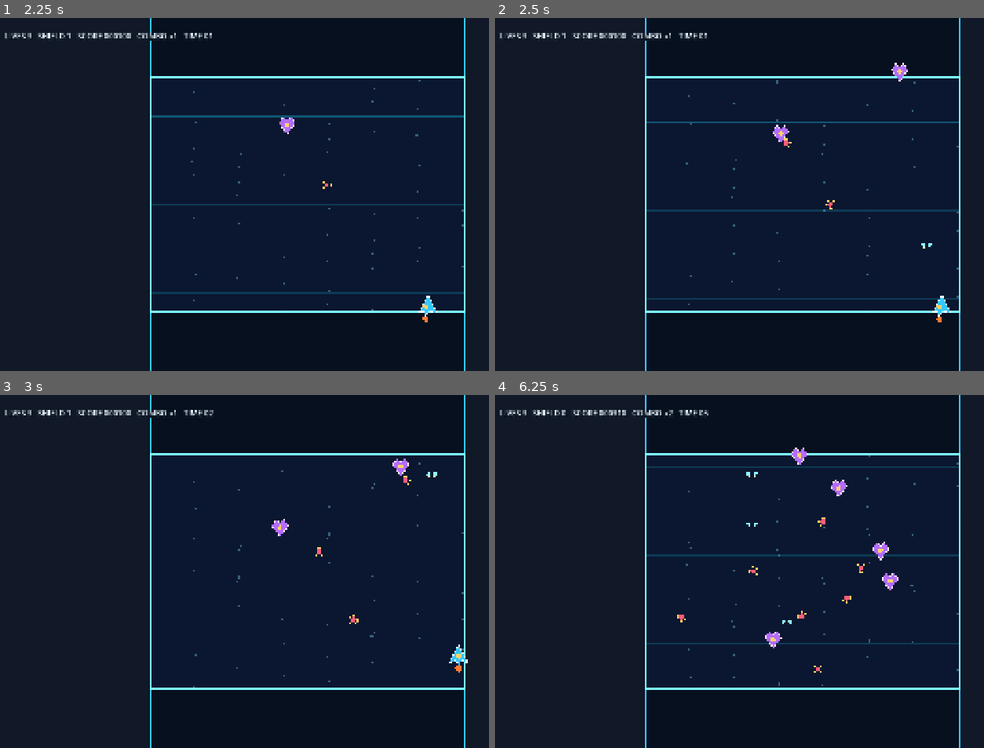
Above: before the commit, frames 1-4 (two rows, left to right).
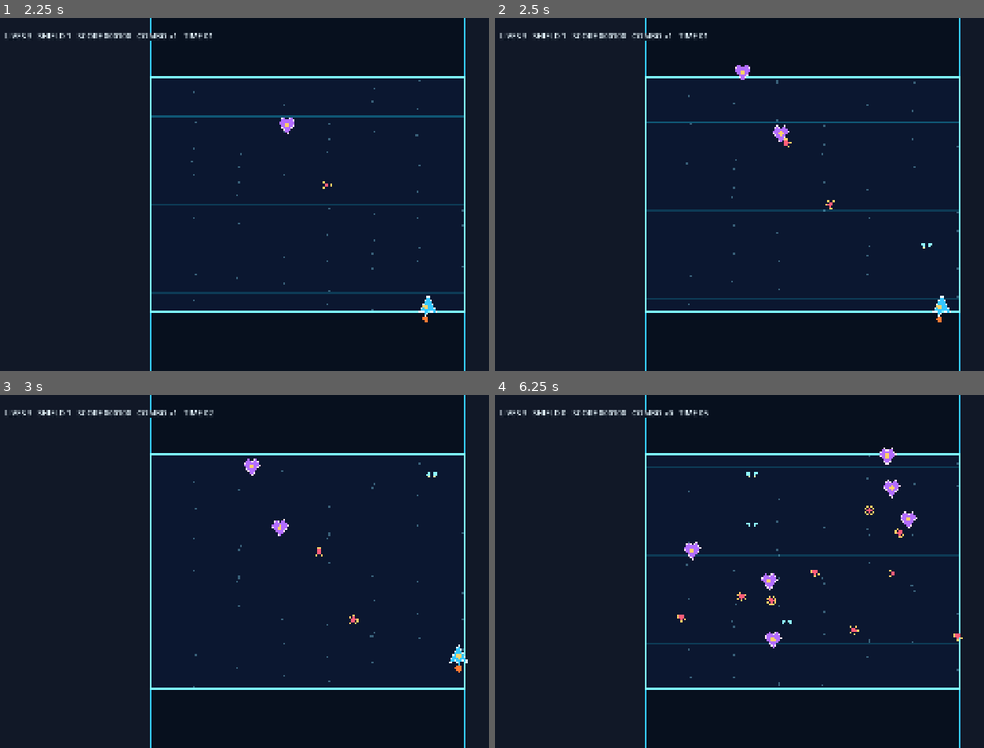
Above: after the commit, the same moments.

Repository: spacelabyelloiw/arcframex
Game: Godot game, scene res://scenes/core/main_game.tscn
The game is run twice, just before and just after one commit, with the same random seed, the same clock (stepped at 60 frames per second) and the same inputs.
Inputs:
- Up to frame 1 (2.25 s): tap Enter (start_game) at 0.5 s; hold D (move_right) 0.53-1.28 s; hold Space (fire) 0.53-1.28 s; hold S (move_down) 1.28-2.03 s; tap Space (fire) at 1.35 s; hold D (move_right) from 2.03 s (still down); hold Shift (focus) from 2.03 s (still down)
- Up to frame 2 (2.5 s): keep holding D (move_right); keep holding Shift (focus); tap Space (fire) at 2.3 s
- Up to frame 3 (3 s): release D (move_right) at 2.78 s; release Shift (focus) at 2.78 s; hold W (move_up) from 2.78 s (still down); tap Enter (start_game) at 2.85 s
- Up to frame 4 (6.25 s): tap Space (fire) at 3.05, 4.35, 6.05 s; release W (move_up) at 3.53 s; hold Space (fire) 3.53-4.28 s; hold A (move_left) 3.53-5.03 s; tap F at 3.6 s; hold S (move_down) 5.03-5.78 s; hold Space (fire) 5.03-5.78 s; hold D (move_right) from 5.78 s (still down); tap Shift (focus) at 5.85 s

Frame 1 is identical in both runs. In frame 2, 0.2% of the frame differs, in the area x 49-85%, y 12-18%; in frame 3, 0.2%; in frame 4, 1.2%, in the area x 24-96%, y 4-79%.

Commit message:
Add prototype boss and procedural sound

Diff:
--- a/scripts/core/main_game.gd
+++ b/scripts/core/main_game.gd
@@ -9,6 +9,10 @@
 const FIRE_INTERVAL := 0.11
 const ENEMY_SPAWN_INTERVAL := 0.9
 const ENEMY_BULLET_INTERVAL := 1.4
+const BOSS_TRIGGER_TIME := 45.0
+const BOSS_MAX_HEALTH := 220
+const BOSS_RADIUS := 62.0
+const AUDIO_POOL_SIZE := 10
 
 var game_state := "title"
 var player_pos := Vector2.ZERO
@@ -21,9 +25,17 @@
 var shields := 1
 var invuln_timer := 0.0
 var paused := false
+var boss_started := false
+var boss_active := false
+var boss_intro_timer := 0.0
+var boss_pos := Vector2.ZERO
+var boss_health := BOSS_MAX_HEALTH
+var boss_fire_timer := 0.0
+var boss_weave := 0.0
 var bullets: Array[Dictionary] = []
 var enemies: Array[Dictionary] = []
 var enemy_bullets: Array[Dictionary] = []
+var audio_players: Array[AudioStreamPlayer] = []
 var rng := RandomNumberGenerator.new()
 var hud_layer: CanvasLayer
 var title_label: Label
@@ -34,6 +46,7 @@
 func _ready() -> void:
 	rng.randomize()
 	_ensure_input_map()
+	_setup_audio()
 	_setup_ui()
 	_reset_run()
 	set_process(true)
@@ -58,15 +71,18 @@
 	invuln_timer = maxf(invuln_timer - delta, 0.0)
 	_update_player(delta)
 	_update_player_fire(delta)
-	_update_enemy_spawning(delta)
+	if boss_started:
+		_update_boss(delta)
+	else:
+		_update_enemy_spawning(delta)
 	_update_bullets(delta)
 	_update_enemies(delta)
 	_update_enemy_bullets(delta)
 	_update_collisions()
 	_update_hud()
 
-	if stage_time >= 90.0:
-		_level_clear()
+	if stage_time >= BOSS_TRIGGER_TIME and not boss_started:
+		_start_boss()
 
 	queue_redraw()
 
@@ -90,6 +106,9 @@
 	for enemy in enemies:
 		_draw_enemy(enemy)
 
+	if boss_started:
+		_draw_boss()
+
 	if game_state == "playing" or game_state == "level_clear":
 		_draw_player()
 
@@ -108,6 +127,14 @@
 	hud_layer.add_child(hud_label)
 	hud_layer.add_child(status_label)
 	_show_title()
+
+
+func _setup_audio() -> void:
+	for i in range(AUDIO_POOL_SIZE):
+		var player := AudioStreamPlayer.new()
+		player.bus = "Master"
+		add_child(player)
+		audio_players.append(player)
 
 
 func _make_label(pos: Vector2, size: Vector2, font_size: int, align: HorizontalAlignment) -> Label:
@@ -154,6 +181,13 @@
 	shields = 1
 	invuln_timer = 0.0
 	paused = false
+	boss_started = false
+	boss_active = false
+	boss_intro_timer = 0.0
+	boss_pos = Vector2(PLAYFIELD.position.x + PLAYFIELD.size.x * 0.5, PLAYFIELD.position.y + 130.0)
+	boss_health = BOSS_MAX_HEALTH
+	boss_fire_timer = 0.0
+	boss_weave = 0.0
 	bullets.clear()
 	enemies.clear()
 	enemy_bullets.clear()
@@ -173,6 +207,7 @@
 		player_fire_timer = FIRE_INTERVAL
 		bullets.append({"position": player_pos + Vector2(-10, -24), "velocity": Vector2(0, -900), "damage": 1})
 		bullets.append({"position": player_pos + Vector2(10, -24), "velocity": Vector2(0, -900), "damage": 1})
+		_play_sfx("player_shot")
 
 
 func _update_enemy_spawning(delta: float) -> void:
@@ -221,6 +256,66 @@
 	enemies = enemies.filter(_is_enemy_active)
 
 
+func _start_boss() -> void:
+	boss_started = true
+	boss_active = false
+	boss_intro_timer = 2.2
+	boss_pos = Vector2(PLAYFIELD.position.x + PLAYFIELD.size.x * 0.5, PLAYFIELD.position.y - 90.0)
+	boss_health = BOSS_MAX_HEALTH
+	boss_fire_timer = 0.8
+	enemies.clear()
+	enemy_bullets.clear()
+	status_label.text = "WARNING: NULL RELAY SERAPH"
+	_play_sfx("boss_warning")
+
+
+func _update_boss(delta: float) -> void:
+	boss_weave += delta
+	if boss_intro_timer > 0.0:
+		boss_intro_timer -= delta
+		boss_pos = boss_pos.lerp(Vector2(PLAYFIELD.position.x + PLAYFIELD.size.x * 0.5, PLAYFIELD.position.y + 135.0), delta * 1.8)
+		if boss_intro_timer <= 0.0:
+			boss_active = true
+			status_label.text = ""
+		return
+
+	boss_pos.x = PLAYFIELD.position.x + PLAYFIELD.size.x * 0.5 + sin(boss_weave * 1.4) * 210.0
+	boss_pos.y = PLAYFIELD.position.y + 132.0 + sin(boss_weave * 2.1) * 24.0
+	boss_fire_timer -= delta
+	if boss_fire_timer <= 0.0:
+		_fire_boss_pattern()
+
+
+func _fire_boss_pattern() -> void:
+	var health_ratio := float(boss_health) / float(BOSS_MAX_HEALTH)
+	if health_ratio > 0.6:
+		boss_fire_timer = 1.0
+		_fire_boss_spread(5, 230.0, PI * 0.26)
+	elif health_ratio > 0.25:
+		boss_fire_timer = 0.75
+		_fire_boss_spread(7, 250.0, PI * 0.42)
+		_fire_aimed_boss_shot(290.0)
+	else:
+		boss_fire_timer = 0.55
+		_fire_boss_spread(9, 285.0, PI * 0.55)
+		_fire_aimed_boss_shot(340.0)
+
+
+func _fire_boss_spread(count: int, speed: float, arc_width: float) -> void:
+	var start_angle := PI * 0.5 - arc_width * 0.5
+	var step := arc_width / float(maxi(count - 1, 1))
+	for i in range(count):
+		var angle := start_angle + step * float(i)
+		var velocity := Vector2(cos(angle), sin(angle)) * speed
+		enemy_bullets.append({"position": boss_pos + Vector2(0, 46), "velocity": velocity})
+
+
+func _fire_aimed_boss_shot(speed: float) -> void:
+	var to_player: Vector2 = (player_pos - boss_pos).normalized()
+	enemy_bullets.append({"position": boss_pos + Vector2(-28, 30), "velocity": to_player.rotated(-0.1) * speed})
+	enemy_bullets.append({"position": boss_pos + Vector2(28, 30), "velocity": to_player.rotated(0.1) * speed})
+
+
 func _update_enemy_bullets(delta: float) -> void:
 	for enemy_bullet in enemy_bullets:
 		var bullet_position: Vector2 = enemy_bullet["position"]
@@ -231,6 +326,17 @@
 
 
 func _update_collisions() -> void:
+	if boss_active:
+		for bullet in bullets:
+			var bullet_position_for_boss: Vector2 = bullet["position"]
+			if boss_pos.distance_to(bullet_position_for_boss) <= BOSS_RADIUS + BULLET_RADIUS:
+				boss_health -= int(bullet["damage"])
+				bullet["position"] = Vector2(bullet_position_for_boss.x, -9999.0)
+				score += 5
+				if boss_health <= 0:
+					_defeat_boss()
+					return
+
 	for enemy in enemies:
 		for bullet in bullets:
 			var enemy_position: Vector2 = enemy["position"]
@@ -241,6 +347,7 @@
 				if int(enemy["health"]) <= 0:
 					score += 100 + combo * 10
 					combo += 1
+					_play_sfx("enemy_destroy")
 
 	bullets = bullets.filter(_is_player_bullet_active)
 
@@ -265,6 +372,7 @@
 func _damage_player() -> void:
 	invuln_timer = 2.0
 	combo = 0
+	_play_sfx("player_hit")
 	if shields > 0:
 		shields -= 1
 		return
@@ -284,19 +392,35 @@
 	title_label.text = "GAME OVER"
 	subtitle_label.text = "Press Enter or Start to retry"
 	status_label.text = "Score: %d" % score
+	_play_sfx("player_hit")
 
 
 func _level_clear() -> void:
 	game_state = "level_clear"
-	title_label.text = "SKY ARC BREACH CLEAR"
-	subtitle_label.text = "Prototype route complete"
-	status_label.text = "Score: %d  |  Press Enter or Start" % score
+	title_label.text = "WEAPON ACQUIRED"
+	subtitle_label.text = "Sonic Wave Cannon"
+	status_label.text = "Sky Arc Breach clear  |  Score: %d  |  Press Enter or Start" % score
 	enemies.clear()
 	enemy_bullets.clear()
+	_play_sfx("pickup")
+
+
+func _defeat_boss() -> void:
+	boss_active = false
+	boss_started = false
+	boss_health = 0
+	score += 5000 + combo * 25
+	combo += 10
+	bullets.clear()
+	enemy_bullets.clear()
+	_level_clear()
 
 
 func _update_hud() -> void:
-	hud_label.text = "LIVES %d   SHIELD %d   SCORE %06d   COMBO x%d   TIME %02d" % [maxi(lives, 0), shields, score, combo, int(stage_time)]
+	var boss_text := ""
+	if boss_started:
+		boss_text = "   BOSS %03d/%03d" % [maxi(boss_health, 0), BOSS_MAX_HEALTH]
+	hud_label.text = "LIVES %d   SHIELD %d   SCORE %06d   COMBO x%d   TIME %02d%s" % [maxi(lives, 0), shields, score, combo, int(stage_time), boss_text]
 
 
 func _is_player_bullet_active(bullet: Dictionary) -> bool:
@@ -312,6 +436,101 @@
 func _is_enemy_bullet_active(enemy_bullet: Dictionary) -> bool:
 	var bullet_position: Vector2 = enemy_bullet["position"]
 	return PLAYFIELD.grow(60.0).has_point(bullet_position)
+
+
+func _play_sfx(sfx_name: String) -> void:
+	var stream := _build_sfx_stream(sfx_name)
+	for player in audio_players:
+		if not player.playing:
+			player.stream = stream
+			player.play()
+			return
+
+	audio_players[0].stream = stream
+	audio_players[0].play()
+
+
+func _build_sfx_stream(sfx_name: String) -> AudioStreamWAV:
+	var frequency := 520.0
+	var duration := 0.08
+	var volume := 0.22
+	var waveform := "sine"
+	var end_frequency := frequency
+
+	match sfx_name:
+		"player_shot":
+			frequency = 980.0
+			end_frequency = 760.0
+			duration = 0.045
+			volume = 0.13
+			waveform = "pulse"
+		"enemy_destroy":
+			frequency = 260.0
+			end_frequency = 90.0
+			duration = 0.16
+			volume = 0.22
+			waveform = "noise"
+		"player_hit":
+			frequency = 190.0
+			end_frequency = 70.0
+			duration = 0.22
+			volume = 0.28
+			waveform = "saw"
+		"boss_warning":
+			frequency = 330.0
+			end_frequency = 330.0
+			duration = 0.55
+			volume = 0.2
+			waveform = "alarm"
+		"pickup":
+			frequency = 660.0
+			end_frequency = 1320.0
+			duration = 0.28
+			volume = 0.24
+			waveform = "sine"
+
+	return _make_wav(frequency, end_frequency, duration, volume, waveform)
+
+
+func _make_wav(frequency: float, end_frequency: float, duration: float, volume: float, waveform: String) -> AudioStreamWAV:
+	var mix_rate := 22050
+	var sample_count := int(duration * float(mix_rate))
+	var bytes := PackedByteArray()
+	bytes.resize(sample_count * 2)
+
+	for i in range(sample_count):
+		var t := float(i) / float(mix_rate)
+		var progress := float(i) / float(maxi(sample_count - 1, 1))
+		var current_frequency := lerpf(frequency, end_frequency, progress)
+		var envelope := sin(progress * PI)
+		var sample := _sample_wave(waveform, current_frequency, t, progress) * envelope * volume
+		var int_sample := int(clampf(sample, -1.0, 1.0) * 32767.0)
+		if int_sample < 0:
+			int_sample = 65536 + int_sample
+		bytes[i * 2] = int_sample & 0xff
+		bytes[i * 2 + 1] = (int_sample >> 8) & 0xff
+
+	var stream := AudioStreamWAV.new()
+	stream.format = AudioStreamWAV.FORMAT_16_BITS
+	stream.mix_rate = mix_rate
+	stream.stereo = false
+	stream.data = bytes
+	return stream
+
+
+func _sample_wave(waveform: String, frequency: float, t: float, progress: float) -> float:
+	match waveform:
+		"pulse":
+			return 1.0 if sin(TAU * frequency * t) >= 0.0 else -1.0
+		"saw":
+			return 2.0 * fmod(frequency * t, 1.0) - 1.0
+		"noise":
+			return rng.randf_range(-1.0, 1.0) * (1.0 - progress * 0.35)
+		"alarm":
+			var gate := 1.0 if int(progress * 12.0) % 2 == 0 else 0.35
+			return sin(TAU * frequency * t) * gate
+		_:
+			return sin(TAU * frequency * t)
 
 
 func _ensure_input_map() -> void:
@@ -382,6 +601,47 @@
 	draw_polyline(hull_outline, Color("#e8f7ff"), 2.0)
 	draw_circle(player_pos + Vector2(0, 2), 8.0, Color("#f7d36b"))
 	draw_circle(player_pos + Vector2(0, 39), 10.0 + sin(stage_time * 18.0) * 2.0, Color("#ff7a33"))
+
+
+func _draw_boss() -> void:
+	if not boss_started:
+		return
+
+	var wing_color := Color("#7437d8")
+	var core_color := Color("#ff5d78")
+	var glow_color := Color("#ffd166")
+	var left_wing := PackedVector2Array([
+		boss_pos + Vector2(-14, -34),
+		boss_pos + Vector2(-118, 0),
+		boss_pos + Vector2(-68, 42),
+		boss_pos + Vector2(-20, 26)
+	])
+	var right_wing := PackedVector2Array([
+		boss_pos + Vector2(14, -34),
+		boss_pos + Vector2(118, 0),
+		boss_pos + Vector2(68, 42),
+		boss_pos + Vector2(20, 26)
+	])
+	var core := PackedVector2Array([
+		boss_pos + Vector2(0, -58),
+		boss_pos + Vector2(44, -10),
+		boss_pos + Vector2(30, 48),
+		boss_pos + Vector2(0, 70),
+		boss_pos + Vector2(-30, 48),
+		boss_pos + Vector2(-44, -10)
+	])
+	draw_colored_polygon(left_wing, wing_color)
+	draw_colored_polygon(right_wing, wing_color)
+	draw_colored_polygon(core, core_color)
+	draw_circle(boss_pos + Vector2(0, 4), 20.0 + sin(boss_weave * 8.0) * 3.0, glow_color)
+	draw_arc(boss_pos, BOSS_RADIUS, 0.0, TAU, 32, Color("#ffe6f1"), 3.0)
+
+	var bar_width := 520.0
+	var bar_pos := Vector2(PLAYFIELD.position.x + (PLAYFIELD.size.x - bar_width) * 0.5, PLAYFIELD.position.y + 22.0)
+	var health_ratio := clampf(float(boss_health) / float(BOSS_MAX_HEALTH), 0.0, 1.0)
+	draw_rect(Rect2(bar_pos, Vector2(bar_width, 16)), Color("#1f1024"))
+	draw_rect(Rect2(bar_pos, Vector2(bar_width * health_ratio, 16)), Color("#ff5d78"))
+	draw_rect(Rect2(bar_pos, Vector2(bar_width, 16)), Color("#ffe6f1"), false, 2.0)
 
 
 func _draw_enemy(enemy: Dictionary) -> void:
Not shown, changed: docs/PLAYTEST.md
